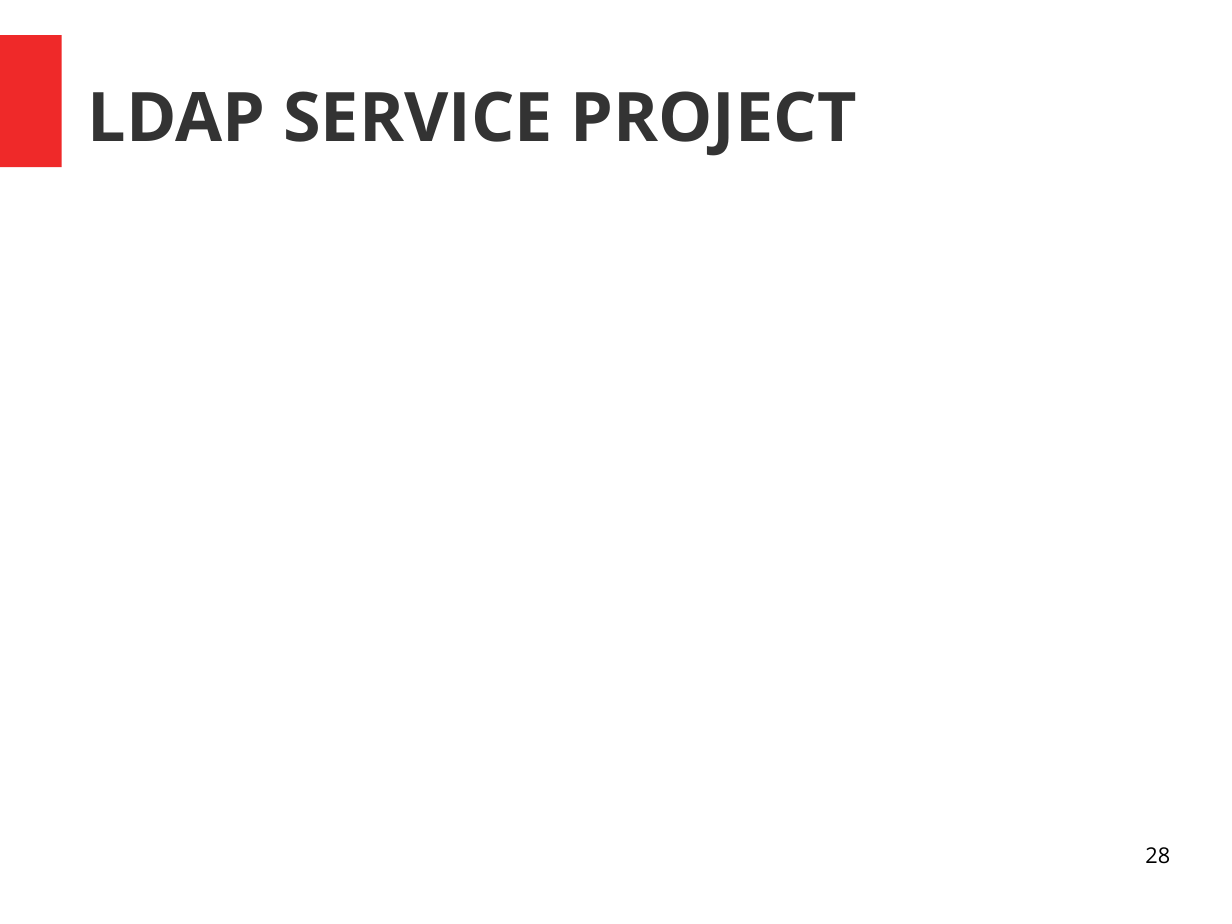
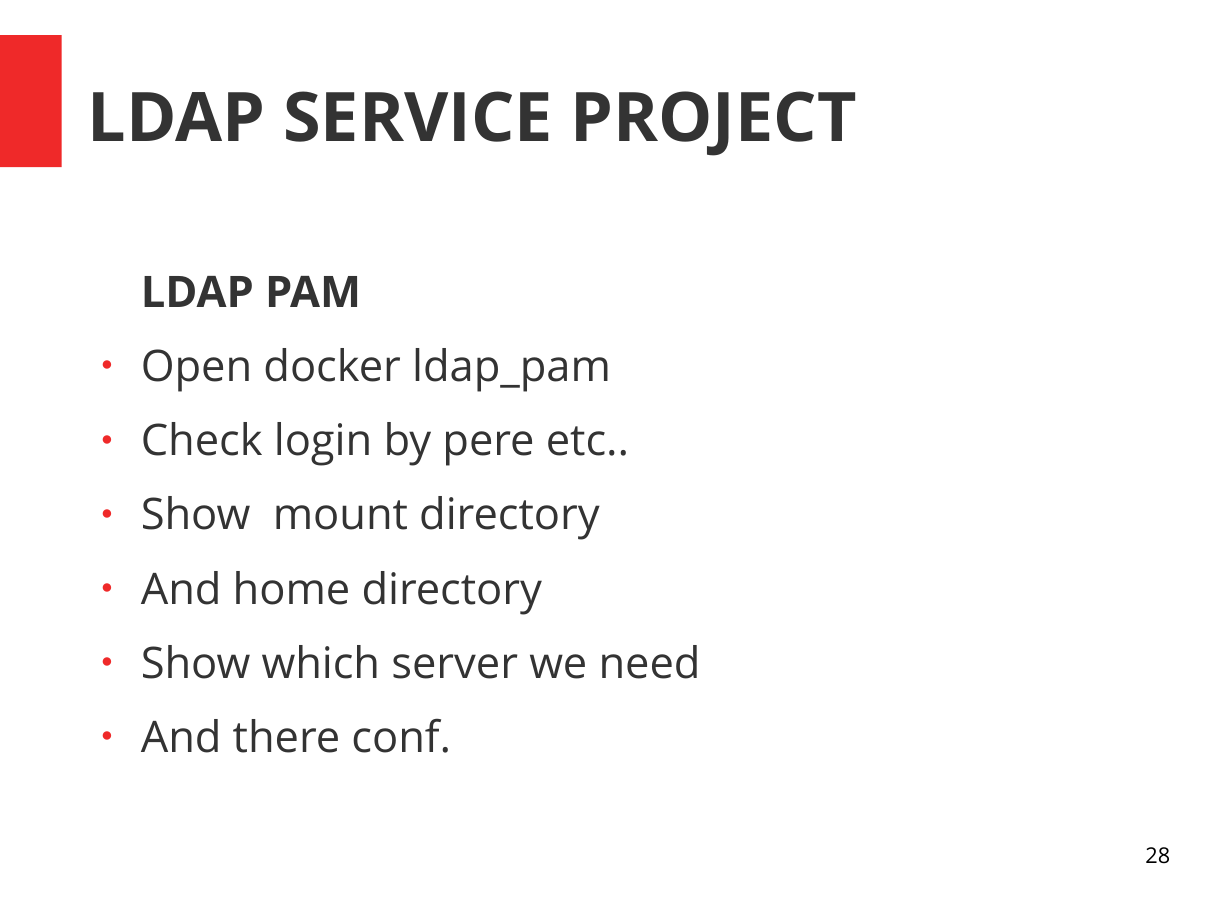
Before and after one commit to parveen1/project-parveen, a slide deck: slide 28 of project_parveen.odp. Drawn at 1232x924 pixels with LibreOffice and Linux fonts; fonts in the diff are those of the drawing. Boxes give left, top, right and bottom in pixels: in the first picture for what was removed or moved away, otherwise in the second. Text is boxed around its words. In the diff, an @@ line names an element or a change of style, - is before the commit and + after.

```diff
--- a/project_parveen.odp
+++ b/project_parveen.odp
@@ text added at bbox=[141, 276, 701, 753], 28 pt, text #333333 @@
+LDAP PAM
+● Open docker ldap_pam
+● Check login by pere etc..
+● Show mount directory
+● And home directory
+● Show which server we need
+● And there conf.
```
Also in this commit, not shown: 10 other slides changed, 3 other files.
